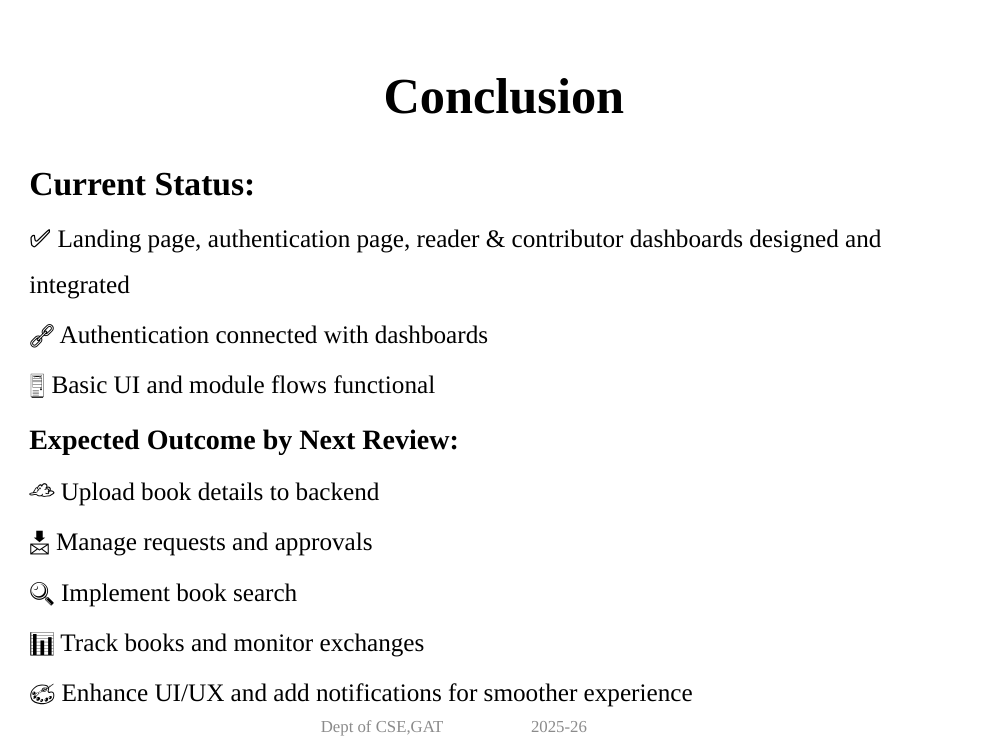
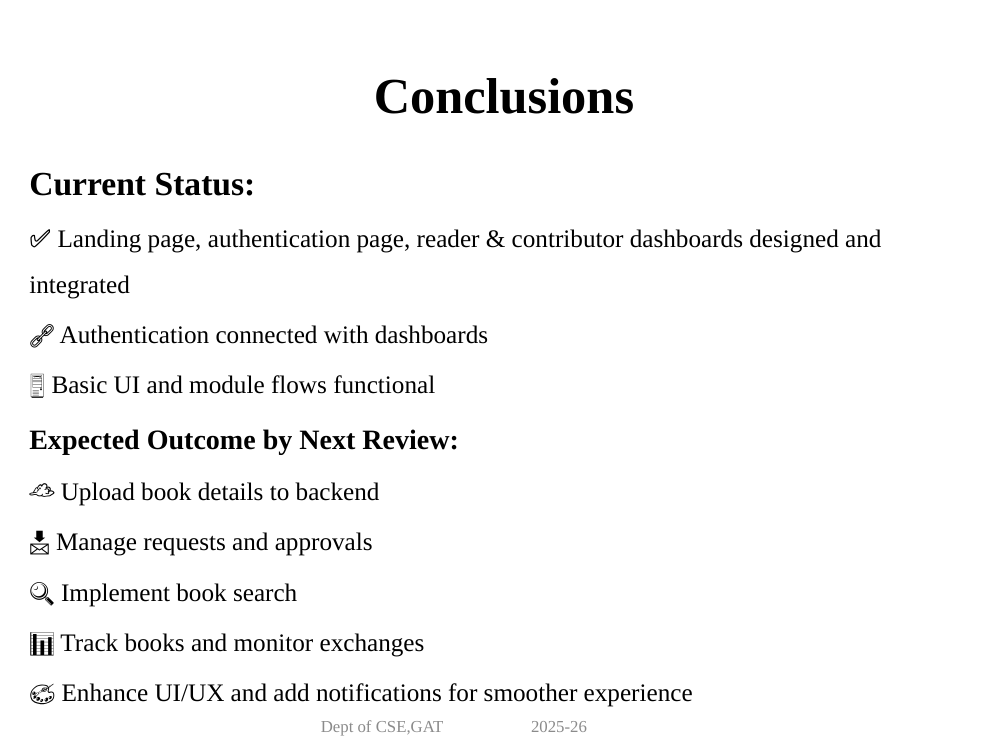
Before and after one commit to Vigneshp89511/miniproject-bookmates-, a slide deck: slide 12 of documentation/PPT/Mini_Project_BookMates.pptx. Drawn at 1008x756 pixels with LibreOffice and Linux fonts; fonts in the diff are those of the drawing. Boxes give left, top, right and bottom in pixels: in the first picture for what was removed or moved away, otherwise in the second. Text is boxed around its words. In the diff, an @@ line names an element or a change of style, - is before the commit and + after.

```diff
--- a/documentation/PPT/Mini_Project_BookMates.pptx
+++ b/documentation/PPT/Mini_Project_BookMates.pptx
@@ title at <box>374,78,634,114</box>: text changed @@
-Conclusion
+Conclusions
```
Also in this commit, not shown: 3 other slides changed.
